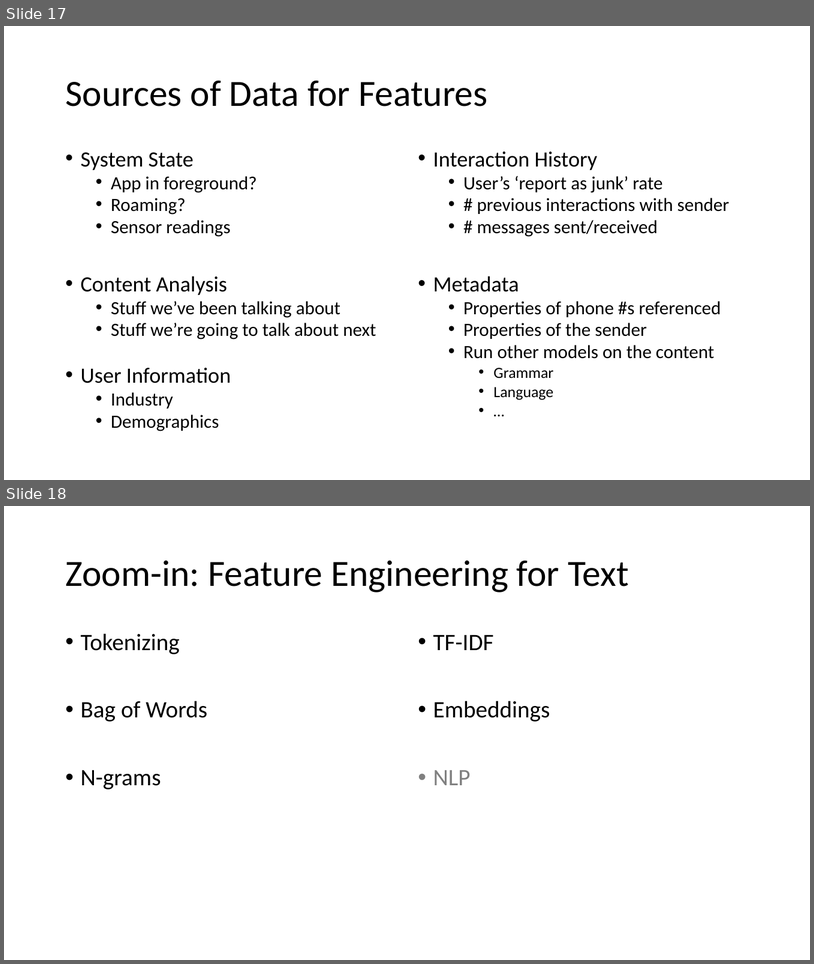
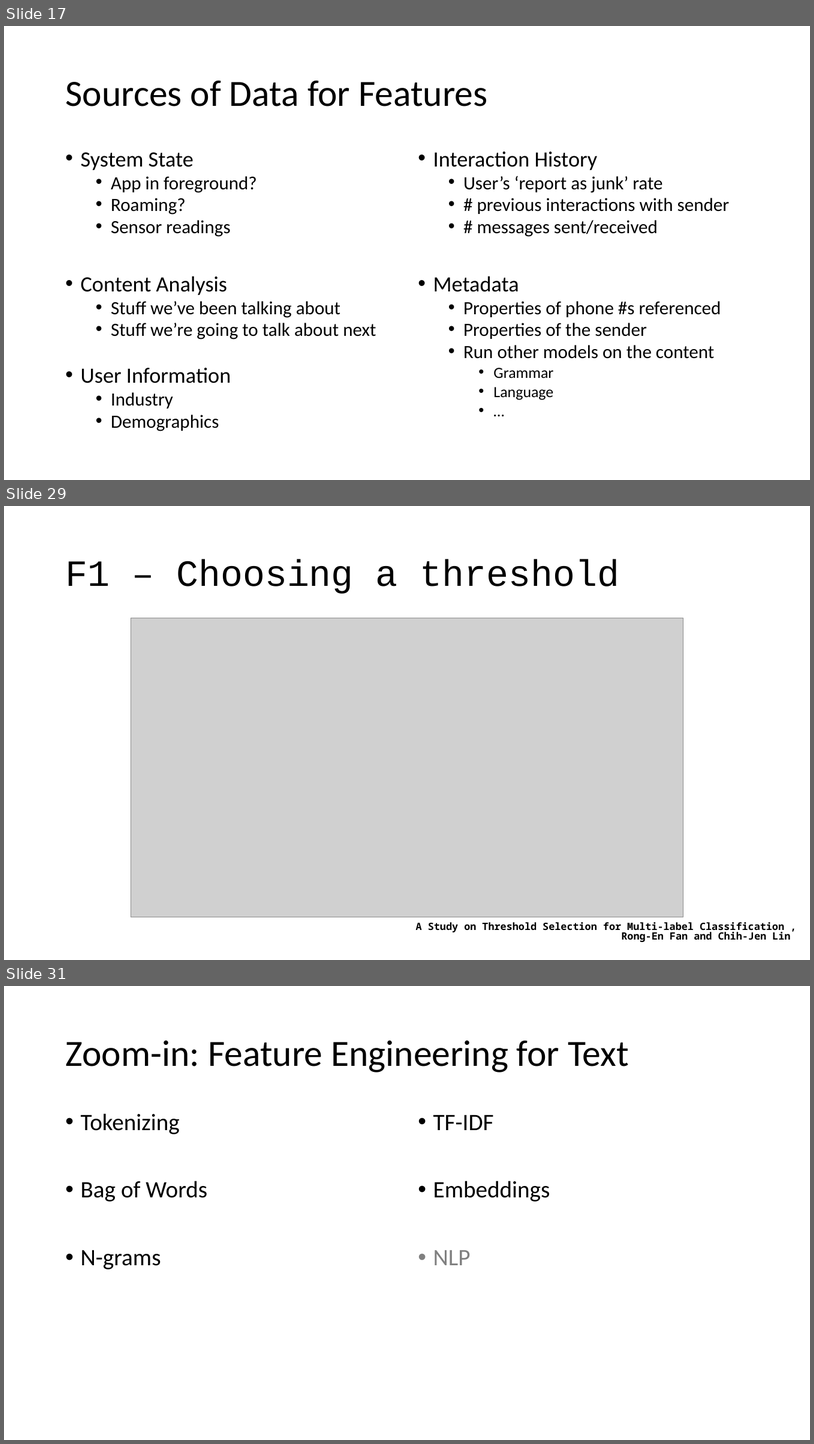
Before and after one commit to maelstromdat/MediTechBigData, a slide deck: 5. Adv. Feature Engineering.pptx. Shown one above the other, each under a label of ours: slides 17 and 18 before the commit, slides 17, 29 and 31 after it; the slides between them are not shown. The pictures are 814x964 and 814x1444 pixels, drawn with LibreOffice and Linux fonts; fonts in the diff are those of the drawing; grey boxes stand for pictures. Boxes give left, top, right and bottom in pixels: in the first picture for what was removed or moved away, otherwise in the second. Text is boxed around its words. In the diff, an @@ line names an element or a change of style, - is before the commit and + after.

```diff
--- a/5. Adv. Feature Engineering.pptx
+++ b/5. Adv. Feature Engineering.pptx
@@ slide 29 added at <box>4,506,810,960</box>, background #FFFFFF @@
@@ title added at <box>65,559,620,594</box>, 44 pt, text #000000 @@
+F1 – Choosing a threshold
@@ picture added at <box>131,618,684,917</box> @@
@@ text added at <box>416,922,791,942</box>, 12 pt, text #000000, bold @@
+A Study on Threshold Selection for Multi-label Classification , Rong-En Fan and Chih-Jen Lin
@@ what was slide 18 is now slide 31 @@
```
Also in this commit, not shown: 1 slide changed, 13 other slides added, 1 slide removed, 1 other file.
